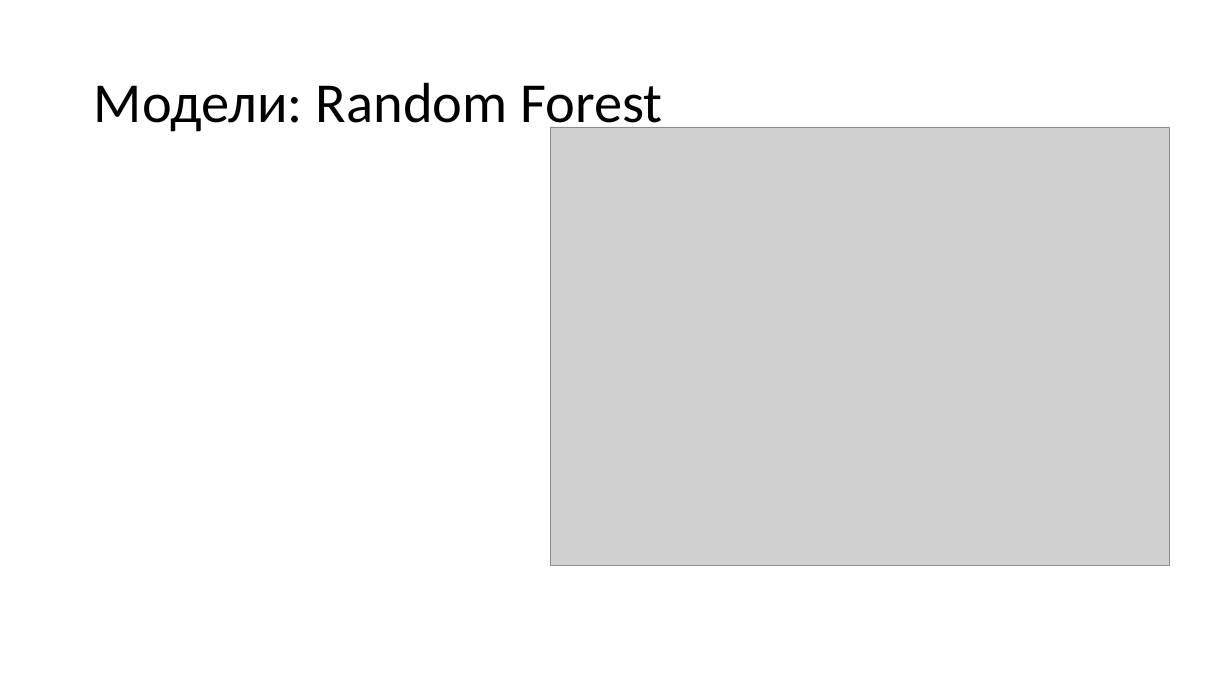
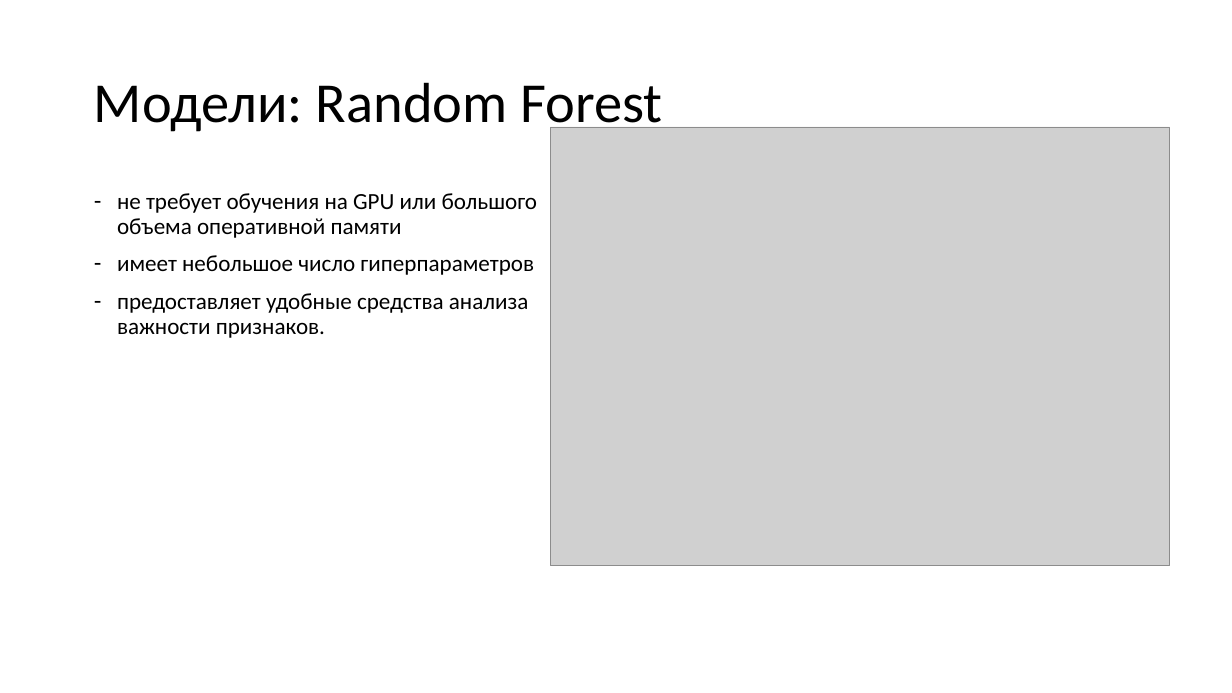
Before and after one commit to Levaaaaaa/BSU, a slide deck: slide 7 of sem_6/course_paper/course_paper/Snezhko_course_paper.pptx (slide 8 before the commit). Drawn at 1232x693 pixels with LibreOffice and Linux fonts; fonts in the diff are those of the drawing; grey boxes stand for pictures. Boxes give left, top, right and bottom in pixels: in the first picture for what was removed or moved away, otherwise in the second. Text is boxed around its words. In the diff, an @@ line names an element or a change of style, - is before the commit and + after.

Commit message:
course paper 2025: update presentation and text

```diff
--- a/sem_6/course_paper/course_paper/Snezhko_course_paper.pptx
+++ b/sem_6/course_paper/course_paper/Snezhko_course_paper.pptx
@@ text added at (117,193,538,338), 18 pt, text #000000 @@
+– не требует обучения на GPU или большого объема оперативной памяти
+– имеет небольшое число гиперпараметров
+– предоставляет удобные средства анализа важности признаков.
```
Also in this commit, not shown: 7 other slides changed, 2 slides added, 1 slide removed, 4 other files.
